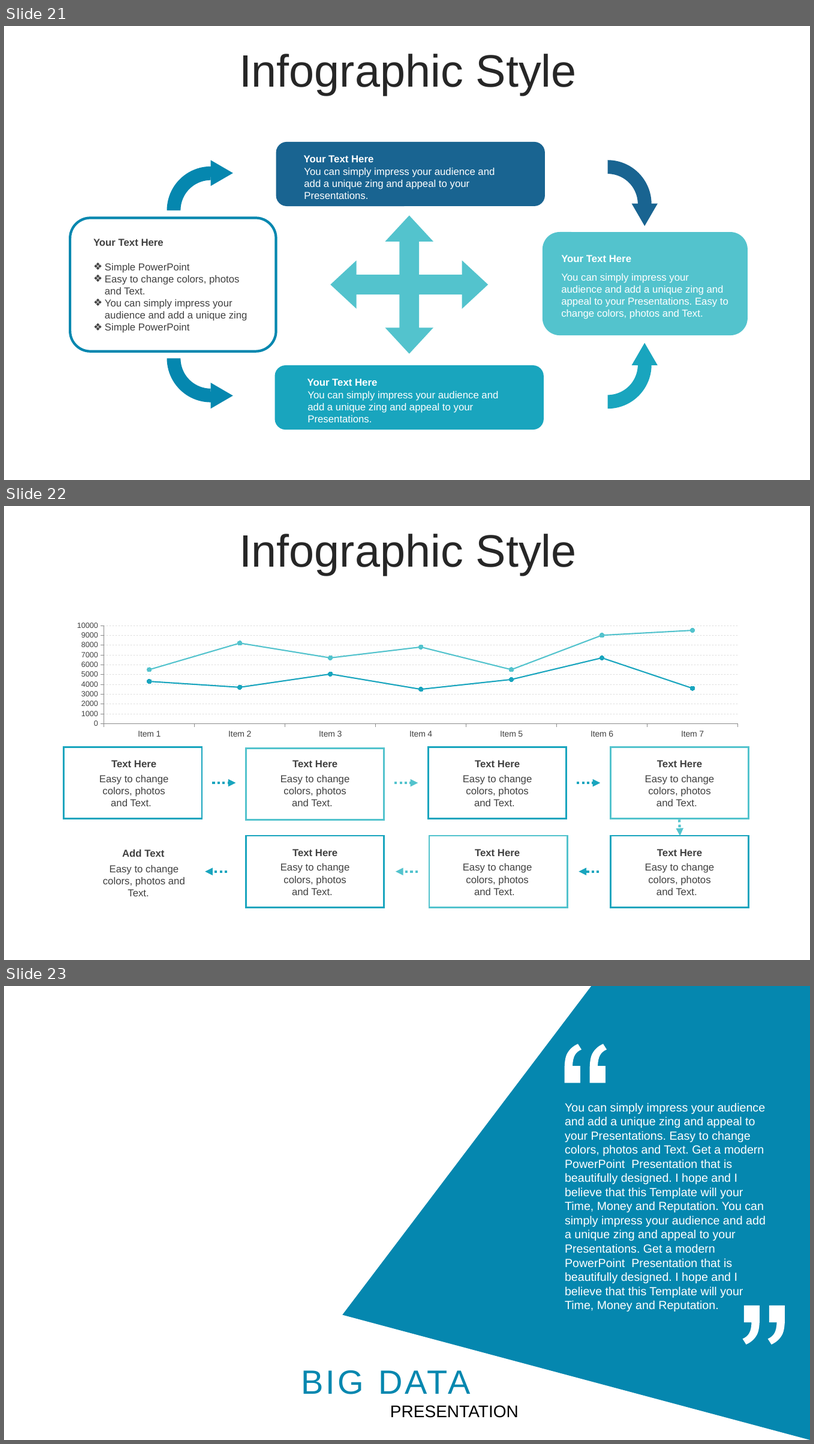
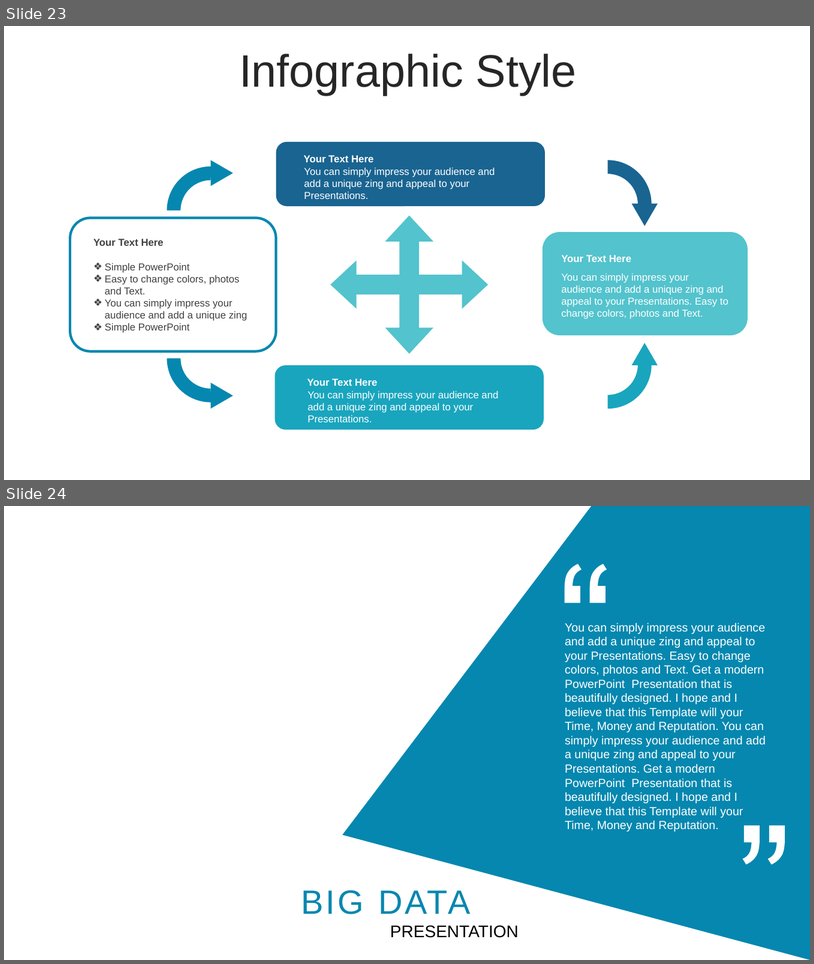
Before and after one commit to QYnote/Python_ConnectMS-SQL, a slide deck: 심준보_AI개발 포트폴리오.pptx. Shown one above the other, each under a label of ours: slides 21, 22 and 23 before the commit, slides 23 and 24 after it. The pictures are 814x1444 and 814x964 pixels, drawn with LibreOffice and Linux fonts; fonts in the diff are those of the drawing. Boxes give left, top, right and bottom in pixels: in the first picture for what was removed or moved away, otherwise in the second. Text is boxed around its words. In the diff, an @@ line names an element or a change of style, - is before the commit and + after.

```diff
--- a/심준보_AI개발 포트폴리오.pptx
+++ b/심준보_AI개발 포트폴리오.pptx
@@ slide 22 removed at [4,506,810,960], background #FFFFFF @@
@@ text removed at [239,534,577,575] @@
-Infographic Style
@@ line chart removed at [63,619,752,741] @@
-categories: Item 1, Item 2, Item 3, Item 4, Item 5, Item 6, Item 7
-Series 1: 4300, 3700, 5000, 3500, 4500, 6700, 3600
-Series 2: 5500, 8200, 6700, 7800, 5500, 9000, 9500
@@ rectangle removed at [64,747,202,818] @@
@@ rectangle removed at [246,748,384,819] @@
@@ rectangle removed at [429,747,567,818] @@
@@ rectangle removed at [611,747,749,818] @@
@@ text removed at [99,775,168,806] @@
-Easy to change colors, photos and Text.
@@ text removed at [111,760,156,767] @@
-Text Here
@@ text removed at [281,775,350,806] @@
-Easy to change colors, photos and Text.
@@ text removed at [293,760,338,767] @@
-Text Here
@@ text removed at [463,775,532,806] @@
-Easy to change colors, photos and Text.
@@ text removed at [475,760,520,767] @@
-Text Here
@@ text removed at [645,775,714,806] @@
-Easy to change colors, photos and Text.
@@ text removed at [657,760,702,767] @@
-Text Here
@@ arrow removed from (213, 783) to (236, 783) @@
@@ arrow removed from (395, 783) to (419, 783) @@
@@ arrow removed from (578, 783) to (600, 783) @@
@@ arrow removed from (680, 819) to (680, 835) @@
@@ rectangle removed at [246,835,384,907] @@
@@ rectangle removed at [429,835,567,907] @@
@@ rectangle removed at [611,835,749,907] @@
@@ text removed at [103,865,185,896] @@
-Easy to change colors, photos and Text.
@@ text removed at [122,849,164,856] @@
-Add Text
@@ text removed at [281,863,350,895] @@
-Easy to change colors, photos and Text.
@@ text removed at [293,849,338,856] @@
-Text Here
@@ text removed at [463,863,532,895] @@
-Easy to change colors, photos and Text.
@@ text removed at [475,849,520,856] @@
-Text Here
@@ text removed at [645,863,714,895] @@
-Easy to change colors, photos and Text.
@@ text removed at [657,849,702,856] @@
-Text Here
@@ arrow removed from (227, 871) to (206, 871) @@
@@ arrow removed from (418, 871) to (396, 871) @@
@@ arrow removed from (600, 871) to (579, 871) @@
@@ what was slide 21 is now slide 23 @@
@@ what was slide 23 is now slide 24 @@
```
Also in this commit, not shown: 2 slides changed, 2 slides added.
